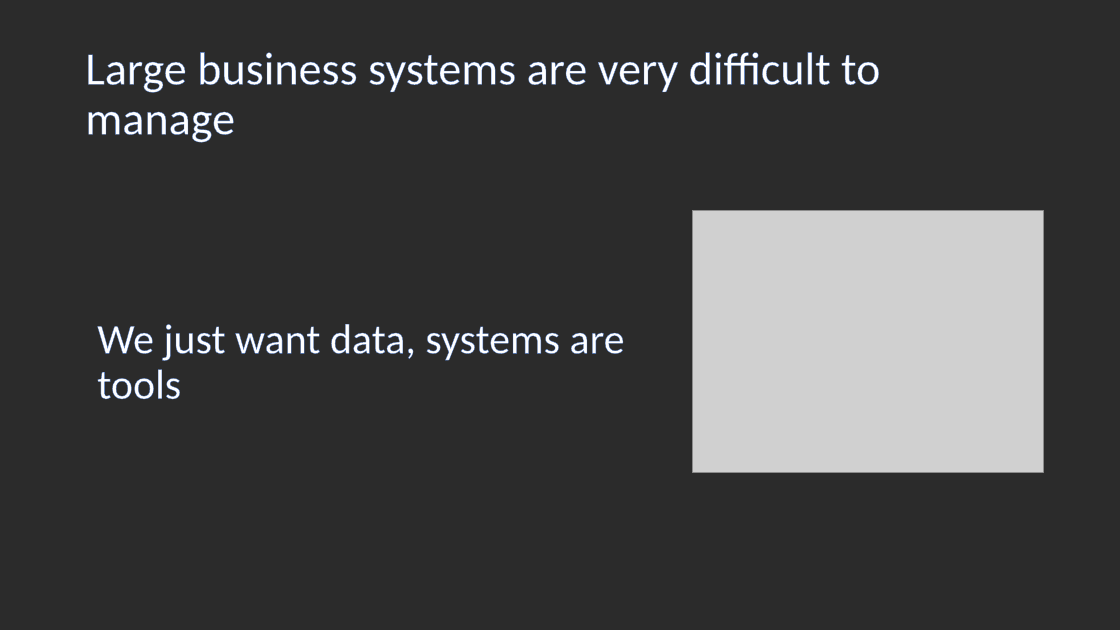
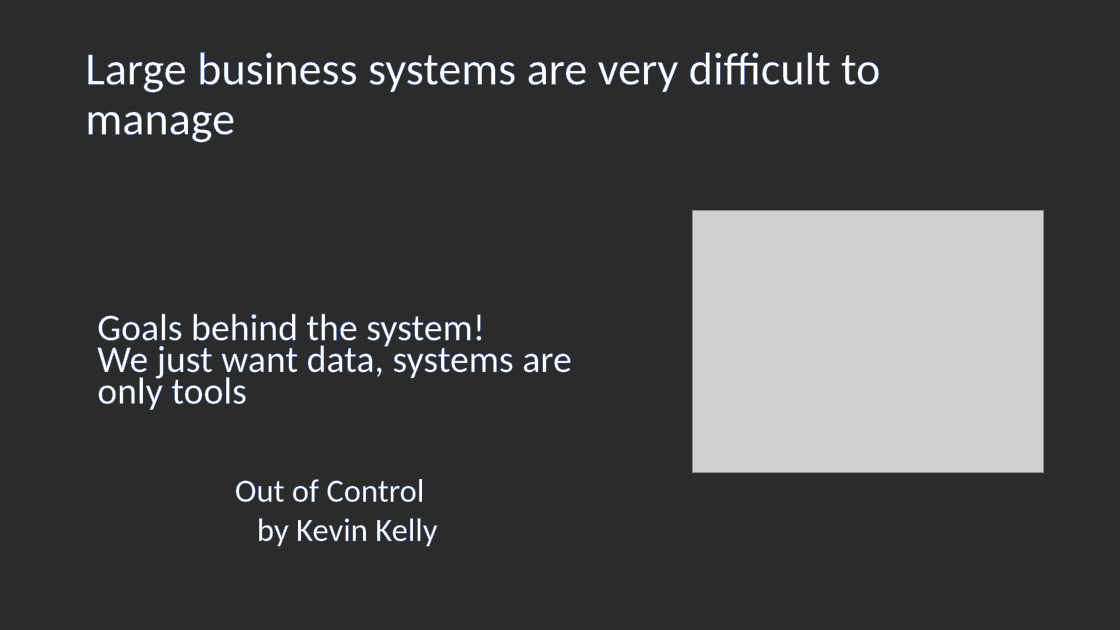
Before and after one commit to llxxbb/Nature, a slide deck: slide 6 of doc/nature.pptx. Drawn at 1120x630 pixels with LibreOffice and Linux fonts; fonts in the diff are those of the drawing; grey boxes stand for pictures; background and template pictures are left out; a plain dark background stands for a picture behind light text. Boxes give left, top, right and bottom in pixels: in the first picture for what was removed or moved away, otherwise in the second. Text is boxed around its words. In the diff, an @@ line names an element or a change of style, - is before the commit and + after.

```diff
--- a/doc/nature.pptx
+++ b/doc/nature.pptx
@@ text at [97, 313, 572, 410]: text changed; size 36 to 32.4 pt @@
-We just want data, systems are tools
+Goals behind the system!
+We just want data, systems are only tools
@@ text added at [235, 479, 437, 547], 28 pt, text #FFFFFF @@
+Out of Control
+by Kevin Kelly
```
Also in this commit, not shown: 6 other slides changed, 9 slides added, 14 slides removed, 19 other files.
